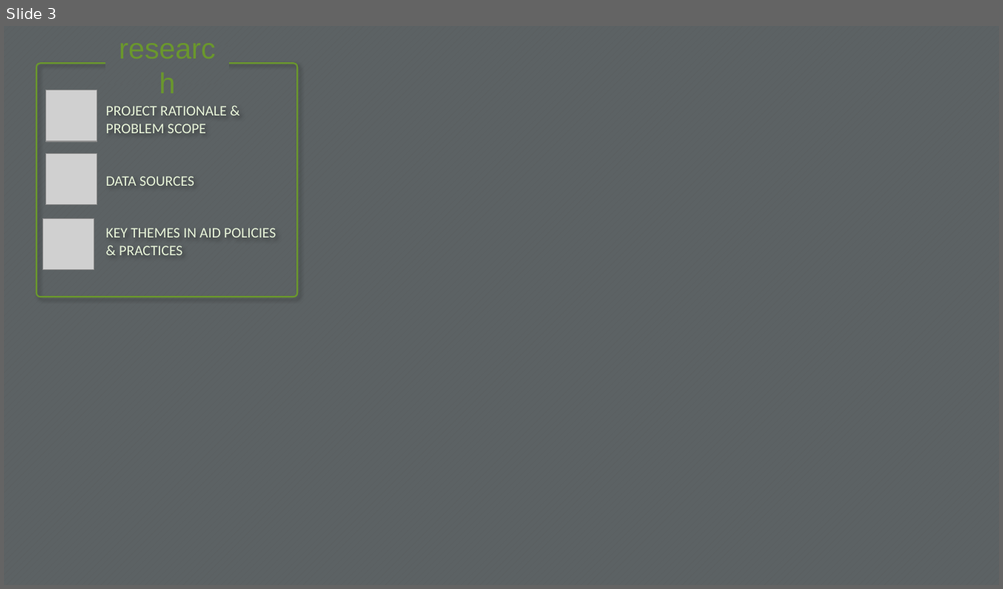
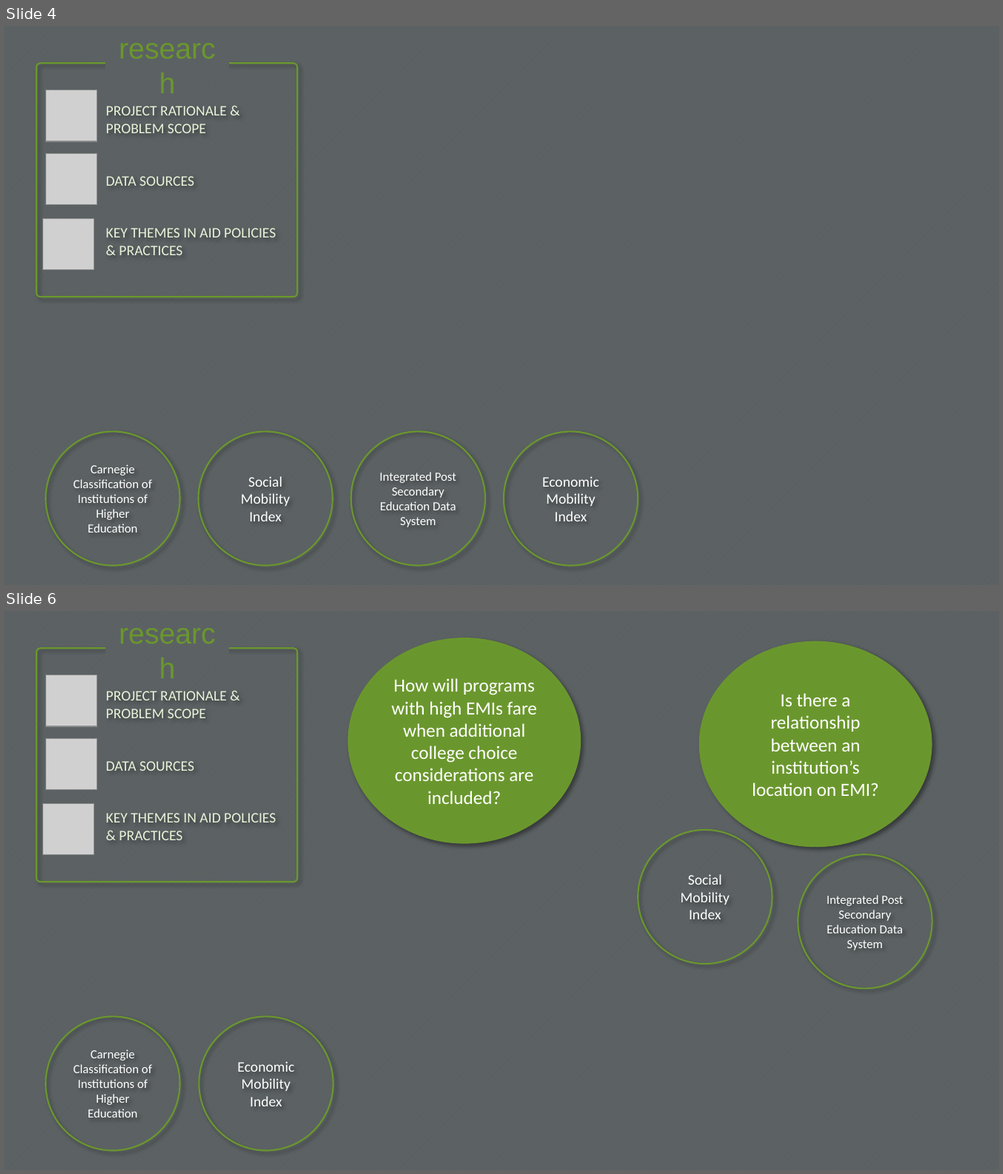
Before and after one commit to danimcadet/danic_capstone, a slide deck: finaid dashboard.pptx. Shown one above the other, each under a label of ours: slide 3 before the commit, slides 4 and 6 after it; the slides between them are not shown. The pictures are 1003x589 and 1003x1174 pixels, drawn with LibreOffice and Linux fonts; fonts in the diff are those of the drawing; grey boxes stand for pictures. Boxes give left, top, right and bottom in pixels: in the first picture for what was removed or moved away, otherwise in the second. Text is boxed around its words. In the diff, an @@ line names an element or a change of style, - is before the commit and + after.

```diff
--- a/finaid dashboard.pptx
+++ b/finaid dashboard.pptx
@@ slide 6 added at [4, 611, 999, 1170], background pattern #5B5C5D on #5C6264 @@
@@ text added at [105, 630, 229, 669], 28 pt, text #6A972D @@
+research
@@ rounded rectangle added at [36, 648, 297, 882], outline #6A972D 1.5 pt, 14 pt, text #E8F4D9 @@
+PROJECT RATIONALE & PROBLEM SCOPE
+DATA SOURCES
+KEY THEMES IN AID POLICIES & PRACTICES
@@ ellipse added at [348, 638, 580, 844], fill #6A972D, 18 pt, text #FFFFFF @@
+How will programs with high EMIs fare when additional college choice considerations are included?
@@ ellipse added at [699, 641, 931, 847], fill #6A972D, 18 pt, text #FFFFFF @@
+Is there a relationship between an institution’s location on EMI?
@@ picture added at [45, 675, 97, 726] @@
@@ picture added at [45, 738, 97, 790] @@
@@ picture added at [42, 803, 94, 855] @@
@@ ellipse added at [637, 830, 771, 965], outline #6A972D 1.5 pt, 14 pt, text #FFFFFF @@
+Social Mobility Index
@@ ellipse added at [798, 855, 932, 989], outline #6A972D 1.5 pt, 12 pt, text #FFFFFF @@
+Integrated Post Secondary Education Data System
@@ ellipse added at [45, 1017, 180, 1151], outline #6A972D 1.5 pt, 12 pt, text #FFFFFF @@
+Carnegie Classification of Institutions of Higher Education
@@ ellipse added at [199, 1017, 333, 1151], outline #6A972D 1.5 pt, 14 pt, text #FFFFFF @@
+Economic Mobility Index
@@ what was slide 3 is now slide 4 @@
@@ slide 4 changed as well @@
@@ ellipse added at [45, 432, 180, 566], outline #6A972D 1.5 pt, 12 pt, text #FFFFFF @@
+Carnegie Classification of Institutions of Higher Education
@@ ellipse added at [198, 432, 333, 566], outline #6A972D 1.5 pt, 14 pt, text #FFFFFF @@
+Social Mobility Index
@@ ellipse added at [351, 432, 485, 566], outline #6A972D 1.5 pt, 12 pt, text #FFFFFF @@
+Integrated Post Secondary Education Data System
@@ ellipse added at [504, 432, 638, 566], outline #6A972D 1.5 pt, 14 pt, text #FFFFFF @@
+Economic Mobility Index
```
Also in this commit, not shown: 5 other slides changed, 3 other slides added, 2 slides removed, 5 other files.
